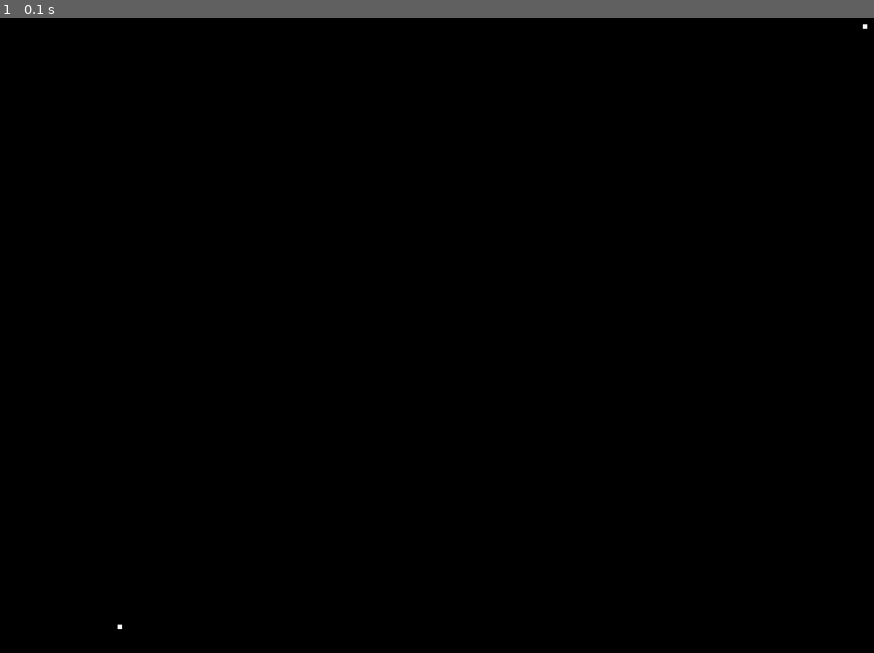
Above: before the commit, frame 1.
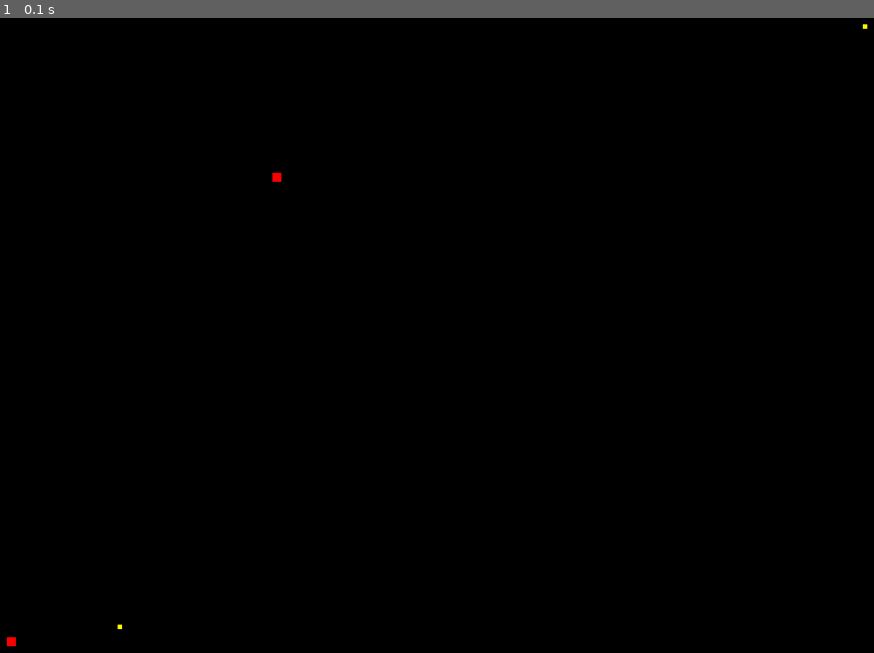
Above: after the commit, the same moment.

Repository: Stytch/H3DPyOpenGL
Game: pygame game, started from HelloOpenGL.py
The game is run twice, just before and just after one commit, with the same random seed, the same clock (stepped at 60 frames per second) and the same inputs.
Inputs:
- Up to frame 1 (0.1 s): no input

The runs differ from the first frame. In frame 1, less than 0.1% of the frame differs, in the area x 0-100%, y 0-100%.

Commit message:
[HelloOpenGL]Color manipulation + function

Diff:
--- a/HelloOpenGL.py
+++ b/HelloOpenGL.py
@@ -18,6 +18,16 @@
     gluOrtho2D(0, 640, 0, 480)
 
 
+def draw_stars(size, color, *args):
+    glPointSize(size)
+    glColor(*color)
+    glBegin(GL_POINTS)
+    for idx, star_location in enumerate(args):
+        if len(star_location) == 2:
+            glVertex2i(star_location[0], star_location[1])
+    glEnd()
+
+
 done = False
 init_ortho()
 while not done:
@@ -29,11 +39,13 @@
     glMatrixMode(GL_MODELVIEW)
     glLoadIdentity()
 
-    glPointSize(5)
-    glBegin(GL_POINTS)
-    glVertex2i(100, 50)
-    glVertex2i(630, 450)
-    glEnd()
+    draw_stars(5, [1, 1, 0], *[(100, 50), (630, 450)])
+    draw_stars(10, [1, 0, 0], (23, 40), (212, 350))
+    # glPointSize(5)
+    # glBegin(GL_POINTS)
+    # glVertex2i(100, 50)
+    # glVertex2i(630, 450)
+    # glEnd()
 
     pygame.display.flip()
     pygame.time.wait(100)
